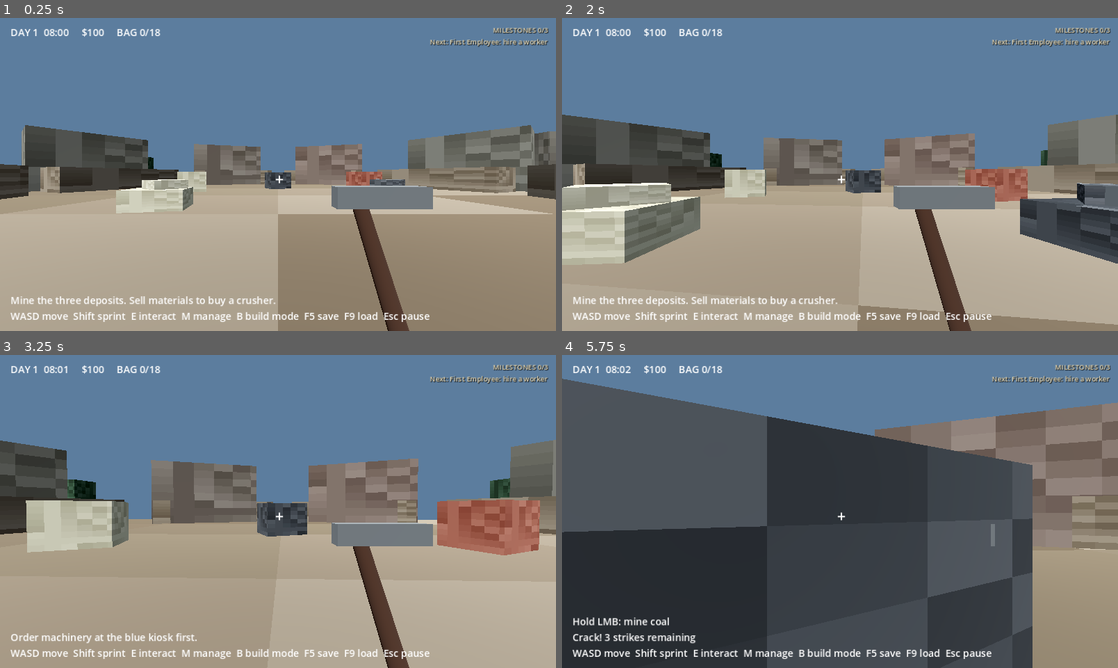
Above: before the commit, frames 1-4 (two rows, left to right).
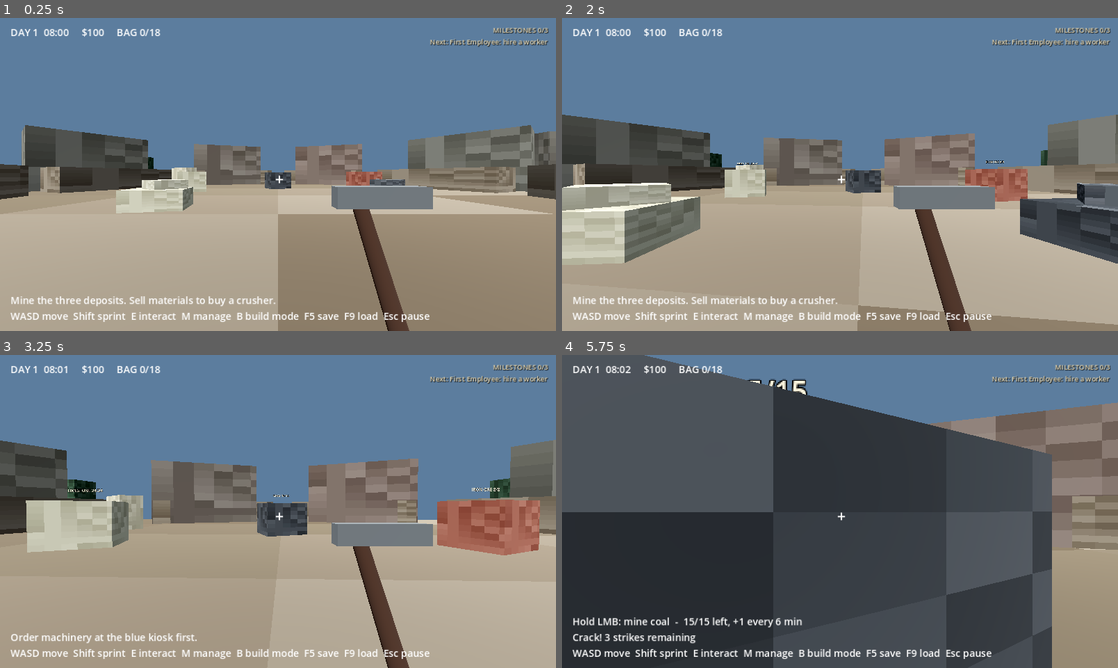
Above: after the commit, the same moments.

Repository: jafetmora79-lab/Quarry-Days
Game: Godot game, scene res://Main.tscn
Same seed, same stepped clock (60 frames per second), same inputs: the game is played once before the commit and once after it.
Inputs (mouse positions are in pixels of both pictures, inside the frame that each line leads up to):
- Up to frame 1 (0.25 s): no input
- Up to frame 2 (2 s): tap Enter at 0.5 s; move the mouse to (867, 174) at 0.52 s; hold E (interact) 0.53-1.28 s; hold W (move_forward) from 0.53 s (still down); click (867, 174) at 0.67 s; tap Space at 0.77, 1.52 s; move the mouse to (812, 174) at 1.27 s; tap E (interact) at 1.35 s
- Up to frame 3 (3.25 s): keep holding W (move_forward); move the mouse to (289, 505) at 2.02 s; hold P (place_machine) 2.03-2.78 s; tap E (interact) at 2.3, 3.05 s; move the mouse to (272, 517) at 2.77 s; tap R (rotate_machine) at 2.85 s; click (272, 517) at 2.92 s; tap Space at 3.02 s
- Up to frame 4 (5.75 s): keep holding W (move_forward); move the mouse to (878, 514) at 3.52 s; hold Shift (sprint) 3.53-4.28 s; tap Space at 3.77, 4.52 s; tap E (interact) at 3.8, 4.55 s; move the mouse to (795, 508) at 4.27 s; tap M at 4.35 s; move the mouse to (845, 511) at 5.02 s; hold E (interact) from 5.03 s (still down); tap G at 5.1 s; click (845, 511) at 5.17 s

The runs differ from the first frame. In frame 1, less than 0.1% of the frame differs, in the area x 30-36%, y 47-52%; in frame 2, 0.1%; in frame 3, 0.4%; in frame 4, 14%, in the area x 0-89%, y 0-100%.

Commit message:
Fix resource depletion: visible regrowing deposit stock + quarry face
Root cause: a deposit vanished entirely for 100 in-game minutes after a
single break, staff miners grabbed pieces the player had just broken,
and nothing could be mined meanwhile - a broke player could stall.

- Deposits hold a visible stock (limestone 24, coal 15, iron 8) that each
  break draws from; it regrows one unit every 3/6/12 in-game minutes.
- Deposits stay visible and solid, shrink with their stock and show a
  status label (stock or "DEPLETED - regrows in N min").
- New hand-mining quarry face in the pit: never runs out (5 hits, 2
  pieces), reserved for the player so recovery from $0 is always possible.
- Player-broken pieces are reserved from staff for 15 in-game minutes.
- Old saves migrate (broken -> empty and regrowing, intact -> full).
- tests/test_phase4.gd resource checks; earlier tests updated for the
  intentional mechanic change (stock instead of vanishing deposits).

Co-Authored-By: Claude Opus 5.5 <noreply@anthropic.com>
Claude-Session: https://claude.ai/code/session_018ZZS5hreHeqegdc7Hr6Aiu

Diff:
--- a/data/economy.json
+++ b/data/economy.json
@@ -6,12 +6,31 @@
   "crusher_seconds": 18,
   "crusher_input_limit": 12,
   "deposit_regen_minutes": 100,
-  "prices": {"limestone": 5, "coal": 12, "iron_ore": 25, "crushed_stone": 11},
+  "prices": {
+    "limestone": 5,
+    "coal": 12,
+    "iron_ore": 25,
+    "crushed_stone": 11
+  },
   "upgrades": {
     "reinforced_pickaxe": 45,
     "larger_backpack": 55,
     "faster_mining": 60,
     "efficient_crusher": 75,
     "expanded_storage": 55
+  },
+  "deposit_stock": {
+    "limestone": 24,
+    "coal": 15,
+    "iron_ore": 8
+  },
+  "deposit_regrow_minutes": {
+    "limestone": 3,
+    "coal": 6,
+    "iron_ore": 12
+  },
+  "quarry_face": {
+    "hits": 5,
+    "pieces": 2
   }
 }
--- a/scripts/main.gd
+++ b/scripts/main.gd
@@ -9,7 +9,7 @@
 const VehicleScript = preload("res://scripts/vehicle.gd")
 const SAVE_PATH := "user://quarry_save.json"
 const RESOURCE_ORDER := ["limestone", "coal", "iron_ore", "crushed_stone"]
-const DEPOSIT_INFO := {"limestone": {"pos": Vector3(-8, 0, - …(252 unchanged characters)… 3), "pieces": 2, "resource": "iron_ore"}}
+const DEPOSIT_INFO := {"limestone": {"pos": Vector3(-8, 0, - …(252 unchanged characters)… 3), "pieces": 2, "resource": "iron_ore"}, "limestone_face": {"pos": Vector3(-12, 0, -18), "color": Color(0.70, 0.68, 0.58), "pieces": 2, "resource": "limestone", "infinite": true, "yaw": -0.65}}
 # Phase 2 quarry expansion (east), unlocked by the Automated Business milestone. Same three minerals.
 const EXPANSION_DEPOSITS := {"limestone_east": {"pos": Vector3(36, 0, -6), "color": Color(0.67, 0.66, 0.56), "pieces":  …(373 unchanged characters)…
 var state: QuarryState
@@ -232,9 +232,20 @@
 
 func _build_deposit(kind: String) -> void:
 	var info: Dictionary = _deposit_info(kind)
-	if not state.deposits.has(kind):
-		state.deposits[kind] = {"hits": 0, "ready_at": 0.0, "broken": false}
-	var body := _solid(world,kind+" deposit",info["pos"]+Vector3(0,0.9,0),Vector3(2.4,1.8,2.0),info["color"],0.4)
+	state.ensure_deposit(kind, str(info["resource"]), bool(info.get("infinite", false)))
+	var face := bool(info.get("infinite", false))
+	var body := _solid(world,kind+" deposit",info["pos"]+Vector3(0,1.2 if face else 0.9,0),Vector3(3.6,2.4,1.4) if face else Vector3(2.4,1.8,2.0),info["color"],float(info.get("yaw", 0.4)))
+	var status := Label3D.new()
+	status.billboard = BaseMaterial3D.BILLBOARD_ENABLED
+	status.texture_filter = BaseMaterial3D.TEXTURE_FILTER_NEAREST
+	status.font_size = 28
+	status.pixel_size = 0.006
+	status.outline_size = 6
+	status.position = Vector3(0, 1.55 if face else 1.35, 0)
+	status.visibility_range_end = 16.0
+	status.no_depth_test = false
+	body.add_child(status)
+	body.set_meta("status", status)
 	body.set_meta("kind","deposit")
 	body.set_meta("resource",info["resource"])
 	body.set_meta("deposit",kind)
@@ -244,18 +255,21 @@
 func _refresh_deposit(kind: String) -> void:
 	if not deposit_nodes.has(kind):
 		return
-	if not state.deposits.has(kind):
-		state.deposits[kind] = {"hits": 0, "ready_at": 0.0, "broken": false}
+	var info := _deposit_info(kind)
+	var d: Dictionary = state.ensure_deposit(kind, str(info["resource"]), bool(info.get("infinite", false)))
 	var body: StaticBody3D = deposit_nodes[kind]
-	var d: Dictionary = state.deposits[kind]
-	body.visible = not bool(d["broken"])
-	body.collision_layer = 1 if body.visible else 0
+	# Phase 4: deposits never vanish. They shrink with their stock and stay solid; the label says what is left.
+	body.visible = true
+	body.collision_layer = 1
+	var ratio := float(d["stock"]) / float(state.deposit_max(str(d["resource"])))
 	var mesh: MeshInstance3D = body.get_child(0)
-	mesh.scale = Vector3.ONE * (1.0 - float(d["hits"]) * 0.07)
+	mesh.scale = Vector3.ONE * (0.42 + 0.58 * ratio) * (1.0 - float(d["hits"]) * 0.03)
+	mesh.position.y = -0.9 * (1.0 - (0.42 + 0.58 * ratio)) if not bool(d.get("infinite", false)) else 0.0
+	_update_deposit_label(kind)
 	if mesh.get_child_count() > 0:
 		for child in mesh.get_children():
 			child.queue_free()
-	if int(d["hits"]) > 0 and body.visible:
+	if int(d["hits"]) > 0 and not bool(d["broken"]):
 		for n in range(int(d["hits"])):
 			_visual_box(mesh,Vector3(-0.5+0.22*n,0.36,1.01),Vector3(0.025,0.35,0.025),Color(0.07,0.07,0.06),0.3*n)
 
@@ -268,11 +282,17 @@
 	var info := _deposit_info(kind)
 	var count: int = int(info["pieces"])
 	var center: Vector3 = info["pos"]
-	var angle := TAU * float(i)/float(count)
-	var radius := 1.0
+	var angle := TAU * float(i)/float(count) + 0.3
+	var radius := 1.85 # Phase 4: pieces land just outside the (still solid) rock
 	if i >= count:
-		angle = TAU * (float(i - count) + 0.5) / float(count)
-		radius = 1.45
+		angle = TAU * (float(i - count) + 0.5) / float(count) + 0.3
+		radius = 2.3
+	if bool(info.get("infinite", false)):
+		var fwd := Vector3(sin(float(info["yaw"])), 0, cos(float(info["yaw"])))
+		var side := Vector3(fwd.z, 0, -fwd.x)
+		center += fwd * 1.5 + side * (0.6 * float(i) - 0.3)
+		angle = 0.0
+		radius = 0.0
 	var body := _solid(world,"Loose "+kind, center+Vector3(cos(angle)*radius,0.27,sin(angle)*radius),Vector3(0.44,0.46,0.42),info["color"],angle)
 	body.collision_layer = 2 # walkable for workers; player still collides (mask)
 	body.set_meta("kind","piece")
@@ -284,7 +304,12 @@
 func _strike(kind: String, hits_needed := -1, extra_pieces := 0, by_player := true) -> void:
 	var d: Dictionary = state.deposits[kind]
 	if bool(d["broken"]):
-		return
+		if by_player:
+			player.swing_pickaxe()
+			_notify(_deposit_status(kind))
+		return
+	if bool(d.get("infinite", false)) and hits_needed < 0:
+		hits_needed = int(state.config.get("quarry_face", {}).get("hits", 5))
 	d["hits"] = int(d["hits"]) + 1
 	var need: int = state.required_hits() if hits_needed < 0 else maxi(1, hits_needed)
 	if by_player:
@@ -295,11 +320,14 @@
 	if int(d["hits"]) >= need:
 		d["hits"] = 0
 		d["generation"] = int(d.get("generation", 0)) + 1
-		d["broken"] = true
-		d["ready_at"] = state.clock_minutes + float(state.config["deposit_regen_minutes"])
-		_spawn_pieces(kind,int(_deposit_info(kind)["pieces"]) + maxi(0, extra_pieces))
+		var n := state.mine_yield(kind, int(_deposit_info(kind)["pieces"]) + maxi(0, extra_pieces))
+		_spawn_pieces(kind, n)
 		if by_player:
-			_notify(str(_deposit_info(kind)["resource"]).capitalize()+" breaks! Pick up the pieces with E.")
+			# Pieces you break are yours for a while; staff will not snatch them from under you.
+			for id in ground_pieces:
+				if str(id).begins_with(kind + "_" + str(d["generation"]) + "_"):
+					ground_pieces[id].set_meta("claim_until", state.clock_minutes + 15.0)
+			_notify("%s breaks into %d pieces! Pick them up with E. %s" % [str(_deposit_info(kind)["resource"]).capitalize(), n, _deposit_status(kind)])
 	elif by_player:
 		_notify("Crack! "+str(need-int(d["hits"]))+" strikes remaining")
 	_refresh_deposit(kind)
@@ -379,12 +407,11 @@
 	mining_cooldown = maxf(0,mining_cooldown-delta)
 	message_timer = maxf(0,message_timer-delta)
 	_update_light()
-	for kind in state.deposits:
-		var dep: Dictionary = state.deposits[kind]
-		if bool(dep["broken"]) and state.clock_minutes >= float(dep["ready_at"]) and deposit_nodes.has(kind):
-			dep["broken"] = false
-			dep["hits"] = 0
-			_refresh_deposit(kind)
+	for kind in state.regrow_deposits():
+		_refresh_deposit(kind)
+	if Engine.get_physics_frames() % 30 == 0:
+		for kind in deposit_nodes:
+			_update_deposit_label(kind)
 	last_target = null if driving else _look_target()
 	if placement:
 		_update_ghost()
@@ -403,7 +430,7 @@
 	var prompt := ""
 	if last_target:
 		match str(last_target.get_meta("kind","")):
-			"deposit": prompt = "Hold LMB: mine "+str(last_target.get_meta("resource"))
+			"deposit": prompt = "Hold LMB: mine %s  -  %s" % [str(last_target.get_meta("resource")).replace("_", " "), _deposit_status(str(last_target.get_meta("deposit")))]
 			"piece": prompt = "E: collect "+str(last_target.get_meta("resource"))
 			"crusher": prompt = "E: use crusher"
 			"sell": prompt = "E: sell materials"
@@ -1049,6 +1076,8 @@
 		var body: Node3D = ground_pieces[id]
 		if str(body.get_meta("resource")) != res or skip.has(id) or body.is_queued_for_deletion():
 			continue
+		if float(body.get_meta("claim_until", -1.0)) > state.clock_minutes:
+			continue # freshly broken by the player
 		var d := body.global_position.distance_squared_to(from)
 		if d < best_d:
 			best_d = d
@@ -1059,8 +1088,8 @@
 	var best := ""
 	var best_d := INF
 	for kind in deposit_nodes:
-		if str(_deposit_info(kind)["resource"]) != res or bool(state.deposits[kind]["broken"]):
-			continue
+		if str(_deposit_info(kind)["resource"]) != res or bool(state.deposits[kind]["broken"]) or bool(_deposit_info(kind).get("infinite", false)):
+			continue # the quarry face is reserved for hand mining
 		var d: float = deposit_nodes[kind].global_position.distance_squared_to(from)
 		if d < best_d:
 			best_d = d
@@ -1696,3 +1725,33 @@
 func _place_storage_body() -> void:
 	storage_body.position = Vector3(business.storage_pos.x, 0.65, business.storage_pos.z)
 	storage_body.rotation.y = 0.0
+
+# ===================================================================== Phase 4: deposit status
+
+func _deposit_status(kind: String) -> String:
+	var d: Dictionary = state.deposits.get(kind, {})
+	if d.is_empty():
+		return ""
+	if bool(d.get("infinite", false)):
+		return "Quarry face: never runs out (slow hand mining, %d hits)" % int(state.config.get("quarry_face", {}).get("hits", 5))
+	var res := str(d["resource"])
+	var every := state.deposit_regrow(res)
+	if int(d["stock"]) <= 0:
+		return "Depleted - regrows 1 unit every %d min (next in %d min)" % [int(every), int(ceil(state.regrow_eta(kind)))]
+	return "%d/%d left, +1 every %d min" % [int(d["stock"]), state.deposit_max(res), int(every)]
+
+func _update_deposit_label(kind: String) -> void:
+	if not deposit_nodes.has(kind):
+		return
+	var label: Label3D = deposit_nodes[kind].get_meta("status")
+	var d: Dictionary = state.deposits[kind]
+	var name_text := "QUARRY FACE" if bool(d.get("infinite", false)) else str(d["resource"]).replace("_", " ").to_upper()
+	if bool(d.get("infinite", false)):
+		label.text = name_text + "\nalways workable"
+		label.modulate = Color(0.85, 0.95, 0.8)
+	elif int(d["stock"]) <= 0:
+		label.text = "%s DEPLETED\nregrows in %d min" % [name_text, int(ceil(state.regrow_eta(kind)))]
+		label.modulate = Color(1.0, 0.6, 0.45)
+	else:
+		label.text = "%s %d/%d" % [name_text, int(d["stock"]), state.deposit_max(str(d["resource"]))]
+		label.modulate = Color(0.95, 0.9, 0.75)
--- a/scripts/state.gd
+++ b/scripts/state.gd
@@ -135,6 +135,83 @@
 
 func new_crusher(pos: Vector3, yaw: float) -> void:
 	crushers.append({"position": [pos.x, pos.y, pos.z], "yaw": yaw, "input": 0, "output": 0, "running": false, "remaining": 0.0, "hopper": 0, "automated": false, "auto_done": 0})
+
+# ------------------------------------------------------------------ Phase 4: sustainable deposits
+# Each deposit holds a visible stock of units. Breaking it yields pieces out of that stock; the stock
+# regrows one unit at a fixed in-game interval, so a deposit is never gone for long. The quarry face
+# (`infinite`) is a hand-mining fallback that never runs out, so a broke player can always recover.
+
+func deposit_max(res: String) -> int:
+	return int(config.get("deposit_stock", {}).get(res, 20))
+
+func deposit_regrow(res: String) -> float:
+	return float(config.get("deposit_regrow_minutes", {}).get(res, 5))
+
+## Adds any missing Phase 4 fields (old saves) without changing what the save already recorded.
+func ensure_deposit(kind: String, res: String, infinite := false) -> Dictionary:
+	if not deposits.has(kind):
+		deposits[kind] = {"hits": 0, "broken": false, "generation": 0}
+	var d: Dictionary = deposits[kind]
+	d["resource"] = res
+	d["infinite"] = infinite
+	if not d.has("stock"):
+		# Phase 1-3 saves: a broken deposit starts empty and regrows; an intact one is full.
+		d["stock"] = 0 if bool(d.get("broken", false)) else deposit_max(res)
+		d["regrow_at"] = clock_minutes + deposit_regrow(res) if int(d["stock"]) < deposit_max(res) else -1.0
+	if infinite:
+		d["stock"] = deposit_max(res)
+		d["broken"] = false
+	d["stock"] = clampi(int(d["stock"]), 0, deposit_max(res))
+	d["broken"] = int(d["stock"]) <= 0
+	d["hits"] = int(d.get("hits", 0))
+	d["regrow_at"] = float(d.get("regrow_at", -1.0))
+	return d
+
+## Takes up to `want` pieces out of a deposit's stock (nothing is created beyond the stock).
+func mine_yield(kind: String, want: int) -> int:
+	var d: Dictionary = deposits[kind]
+	if bool(d.get("infinite", false)):
+		return want
+	var n := mini(want, int(d["stock"]))
+	d["stock"] = int(d["stock"]) - n
+	d["mined"] = int(d.get("mined", 0)) + n # lifetime units taken (statistics / conservation checks)
+	d["broken"] = int(d["stock"]) <= 0
+	if float(d.get("regrow_at", -1.0)) < 0.0 and int(d["stock"]) < deposit_max(str(d["resource"])):
+		d["regrow_at"] = clock_minutes + deposit_regrow(str(d["resource"]))
+	return n
+
+## Regrows every deposit by whole units for the in-game time that has passed. Returns changed ids.
+func regrow_deposits() -> Array:
+	var changed := []
+	for kind in deposits:
+		var d: Dictionary = deposits[kind]
+		if not d.has("resource") or bool(d.get("infinite", false)):
+			continue
+		var res := str(d["resource"])
+		var cap := deposit_max(res)
+		if int(d["stock"]) >= cap:
+			d["regrow_at"] = -1.0
+			continue
+		if float(d["regrow_at"]) < 0.0:
+			d["regrow_at"] = clock_minutes + deposit_regrow(res)
+			continue
+		var before := int(d["stock"])
+		while clock_minutes >= float(d["regrow_at"]) and int(d["stock"]) < cap:
+			d["stock"] = int(d["stock"]) + 1
+			d["regrow_at"] = float(d["regrow_at"]) + deposit_regrow(res)
+		if int(d["stock"]) >= cap:
+			d["regrow_at"] = -1.0
+		d["broken"] = int(d["stock"]) <= 0
+		if int(d["stock"]) != before:
+			changed.append(kind)
+	return changed
+
+## Minutes until the next unit regrows (or -1 when full / infinite).
+func regrow_eta(kind: String) -> float:
+	var d: Dictionary = deposits.get(kind, {})
+	if d.is_empty() or bool(d.get("infinite", false)) or float(d.get("regrow_at", -1.0)) < 0.0:
+		return -1.0
+	return maxf(0.0, float(d["regrow_at"]) - clock_minutes)
 
 func snapshot() -> Dictionary:
 	return {"version": 2, "money": money, "inventory": inventory.duplicate(true), "storage": storage.duplicate(true), "upg …(215 unchanged characters)…
--- a/tests/test_phase2.gd
+++ b/tests/test_phase2.gd
@@ -413,7 +413,7 @@
 	game.business.auto_crushed_sold = game.business.sales_goal() # Phase 3 pacing goal
 	game.business.check_milestones()
 	check(game.business.milestones["automated"] and game.business.expansion_unlocked and game.deposit_nodes.has("limestone_east"), "milestone 3 opens the expansion with new deposits")
-	check(game.expansion_gate[1].collision_layer == 0 and game.deposit_nodes.size() == 7, "expansion barrier removed; only the three existing minerals")
+	check(game.expansion_gate[1].collision_layer == 0 and game.deposit_nodes.size() == 8, "expansion barrier removed; only the three existing minerals (+ quarry face)")
 	await frames(game, 3)
 	var pth: PackedVector3Array = NavigationServer3D.map_get_path(game.nav_map, Vector3(0, 0, 0), Vector3(38, 0, 0), true)
 	check(pth.size() > 0 and Vector2(pth[pth.size() - 1].x, pth[pth.size() - 1].z).distance_to(Vector2(38, 0)) < 1.0, "expansion area is walkable for workers")
--- /dev/null
+++ b/tests/test_phase4.gd
@@ -0,0 +1,160 @@
+extends SceneTree
+## Phase 4 tests: sustainable resources + art-overhaul integrity (no visual checks).
+##   godot --headless --fixed-fps 60 -s tests/test_phase4.gd
+
+var checks := 0
+var failures := []
+var cfg: Dictionary
+
+func check(condition: bool, label: String) -> void:
+	checks += 1
+	if not condition:
+		failures.append(label)
+		printerr("FAIL: " + label)
+	else:
+		print("PASS: " + label)
+
+func _initialize() -> void:
+	call_deferred("run_tests")
+
+func frames(n: int, until: Callable = Callable()) -> int:
+	for i in range(n):
+		await physics_frame
+		if until.is_valid() and until.call():
+			return i
+	return n
+
+func run_tests() -> void:
+	cfg = JSON.parse_string(FileAccess.get_file_as_string("res://data/economy.json"))
+	test_stock_logic()
+	await scene_resources()
+	await scene_world()
+	print("RESULT: %d checks, %d failures" % [checks, failures.size()])
+	quit(0 if failures.is_empty() else 1)
+
+# ------------------------------------------------------------------ pure resource logic
+
+func test_stock_logic() -> void:
+	var s := QuarryState.new(cfg)
+	var d := s.ensure_deposit("limestone", "limestone")
+	check(int(d["stock"]) == 24 and not d["broken"], "deposit starts with a visible full stock")
+	var taken := 0
+	for i in range(10):
+		taken += s.mine_yield("limestone", 4)
+	check(taken == 24 and int(d["stock"]) == 0 and d["broken"], "stock depletes after exactly 24 units (6 breaks)")
+	check(s.mine_yield("limestone", 4) == 0, "an empty deposit yields nothing")
+	s.clock_minutes += 2.9
+	s.regrow_deposits()
+	check(int(d["stock"]) == 0, "nothing regrows before the interval")
+	s.clock_minutes += 0.2
+	s.regrow_deposits()
+	check(int(d["stock"]) == 1 and not d["broken"], "one unit regrows after 3 in-game minutes and the deposit is minable again")
+	s.clock_minutes += 300
+	s.regrow_deposits()
+	check(int(d["stock"]) == 24 and float(d["regrow_at"]) < 0.0, "a deposit refills to its cap and stops (no overflow)")
+	var iron := s.ensure_deposit("iron_ore", "iron_ore")
+	s.mine_yield("iron_ore", 8)
+	s.clock_minutes += 36
+	s.regrow_deposits()
+	check(int(iron["stock"]) == 3, "rarer iron regrows more slowly (3 units in 36 min)")
+	var face := s.ensure_deposit("limestone_face", "limestone", true)
+	var total := 0
+	for i in range(50):
+		total += s.mine_yield("limestone_face", 2)
+	check(total == 100 and not face["broken"], "quarry face never runs out")
+	var old := QuarryState.new(cfg)
+	old.deposits = {"coal": {"hits": 1, "ready_at": 900.0, "broken": true, "generation": 3}, "iron_ore": {"hits": 0, "ready_at": 0.0, "broken": false}}
+	var c := old.ensure_deposit("coal", "coal")
+	var i2 := old.ensure_deposit("iron_ore", "iron_ore")
+	check(int(c["stock"]) == 0 and c["broken"] and int(c["generation"]) == 3 and int(i2["stock"]) == 8, "Phase 1-3 deposits migrate: broken -> empty and regrowing, intact -> full")
+	old.clock_minutes += 6.5
+	old.regrow_deposits()
+	old.regrow_deposits()
+	check(int(c["stock"]) == 1, "migrated empty deposit regrows")
+
+# ------------------------------------------------------------------ in-game resources
+
+func scene_resources() -> void:
+	var game = load("res://Main.tscn").instantiate()
+	root.add_child(game)
+	await process_frame
+	await physics_frame
+	game.tutorial_visible = false
+	check(game.player != null and game.deposit_nodes.has("limestone_face"), "1 game starts with the hand-mining quarry face")
+	# deplete the limestone deposit by hand
+	var spawned := 0
+	for b in range(6):
+		var before: int = game.ground_pieces.size()
+		for n in range(game.state.required_hits()):
+			game._strike("limestone")
+		spawned += game.ground_pieces.size() - before
+	var dep: Dictionary = game.state.deposits["limestone"]
+	check(spawned == 24 and int(dep["stock"]) == 0 and dep["broken"], "2 hand mining takes exactly the 24-unit stock as pieces")
+	var body = game.deposit_nodes["limestone"]
+	check(body.visible and body.collision_layer == 1 and body.get_child(0).scale.x < 0.5, "2 depleted deposit stays visible and solid, shrunk")
+	check(str(body.get_meta("status").text).contains("DEPLETED"), "2 deposit label shows it is depleted and when it regrows")
+	var before: int = game.ground_pieces.size()
+	for n in range(4):
+		game._strike("limestone")
+	check(game.ground_pieces.size() == before, "2 striking a depleted deposit produces nothing")
+	# regrowth, then player mining again
+	game.state.clock_minutes += 12.0
+	await frames(2)
+	check(int(dep["stock"]) == 4 and not dep["broken"], "2 deposit regrows 4 units in 12 in-game minutes")
+	before = game.ground_pieces.size()
+	for n in range(game.state.required_hits()):
+		game._strike("limestone")
+	check(game.ground_pieces.size() == before + 4 and int(dep["stock"]) == 0, "3 player mines the regrown deposit")
+	# recovery from zero: no money, nothing loose, deposits empty -> quarry face
+	for id in game.ground_pieces.keys():
+		game.ground_pieces[id].queue_free()
+		game.ground_pieces.erase(id)
+	for k in game.state.deposits:
+		if not game.state.deposits[k].get("infinite", false):
+			game.state.deposits[k]["stock"] = 0
+			game.state.deposits[k]["broken"] = true
+	game.state.money = 0
+	for k in game.state.inventory:
+		game.state.inventory[k] = 0
+		game.state.storage[k] = 0
+	for b in range(3):
+		for n in range(5):
+			game._strike("limestone_face")
+	check(game.ground_pieces.size() == 6, "3 broke player can still hand-mine the quarry face (3 breaks -> 6 pieces)")
+	for id in game.ground_pieces.keys():
+		game._interact(game.ground_pieces[id])
+	check(game.state.sell("limestone", 99) == 6 and game.state.money == 30, "3 face limestone sells: $0 -> $30, recovery possible without free money")
+	# workers share the same stock and leave player-broken pieces alone
+	game.state.money = 2000
+	game.state.deposits["limestone"]["stock"] = 24
+	game.state.deposits["limestone"]["broken"] = false
+	game._refresh_deposit("limestone")
+	for n in range(game.state.required_hits()):
+		game._strike("limestone")
+	check(game.nearest_piece("limestone", Vector3(-8, 0, -9)) == null, "4 staff skip pieces the player just broke")
+	game.state.clock_minutes = 480.0
+	game.business.payroll_minute = 480
+	game.ui_hire("rosa")
+	var miner: Dictionary = game.business.employees[0]
+	game.business.set_shift(int(miner["id"]), 0, 1439)
+	check(game.nearest_deposit("limestone", Vector3.ZERO) == "limestone", "4 miners never target the hand-mining face")
+	Engine.time_scale = 4.0
+	var stock0 := int(game.state.deposits["limestone"]["stock"])
+	var mined0 := int(game.state.deposits["limestone"].get("mined", 0))
+	var storage0 := int(game.state.storage["limestone"])
+	await frames(5000, func(): return int(game.state.storage["limestone"]) >= storage0 + 4)
+	var used := stock0 - int(game.state.deposits["limestone"]["stock"])
+	check(int(game.state.storage["limestone"]) >= storage0 + 4 and used >= 4, "4 worker mining draws from the same deposit stock (%d used)" % used)
+	var loose := 0
+	for id in game.ground_pieces:
+		if str(game.ground_pieces[id].get_meta("resource")) == "limestone":
+			loose += 1
+	var carried: int = game.business.carry_total(miner)
+	check(int(game.state.storage["limestone"]) - storage0 + carried + loose == int(game.state.deposits["limestone"]["mined"]) - mined0 + 4, "4 limestone conserved: storage + carried + loose == units taken from the stock (%d)" % (int(game.state.deposits["limestone"]["mined"]) - mined0))
+	Engine.time_scale = 1.0
+	game.queue_free()
+	await process_frame
+
+## Placeholder for the world/art checks (filled in by later Phase 4 steps).
+func scene_world() -> void:
+	pass
--- a/tests/test_quarry.gd
+++ b/tests/test_quarry.gd
@@ -41,17 +41,18 @@
 	var game = packed.instantiate()
 	root.add_child(game)
 	await process_frame
-	check(game.player != null and game.deposit_nodes.size()==3,"project boots with player and three deposits")
+	check(game.player != null and game.deposit_nodes.size()==4,"project boots with player, three deposits and the hand-mining quarry face")
 	check(not game.placement_valid(Vector3(-7,0,10),0) and game.placement_valid(Vector3(4,0,9),0),"placement rejects selling station and permits clear ground")
 	for n in range(game.state.required_hits()):
 		game._strike("limestone")
-	check(game.ground_pieces.size()==4 and game.state.deposits["limestone"]["broken"],"mining yields four collectible pieces")
+	# Phase 4: a break takes 4 units out of the deposit's visible stock instead of making it vanish.
+	check(game.ground_pieces.size()==4 and int(game.state.deposits["limestone"]["stock"])==20 and not game.state.deposits["limestone"]["broken"],"mining yields four collectible pieces from the deposit stock")
 	var first_id: String = game.ground_pieces.keys()[0]
 	game._interact(game.ground_pieces[first_id])
 	check(game.state.inventory["limestone"]==1 and game.ground_pieces.size()==3,"E pickup removes one world piece")
 	game.state.clock_minutes += 110
 	game._physics_process(0.01)
-	check(not game.state.deposits["limestone"]["broken"] and game.ground_pieces.size()==3,"deposit regenerates without deleting uncollected pieces")
+	check(int(game.state.deposits["limestone"]["stock"])==24 and game.ground_pieces.size()==3,"deposit regrows to full without deleting uncollected pieces")
 	game.state.new_crusher(Vector3(4,0,9),0)
 	game._create_crusher(0)
 	game._save()
